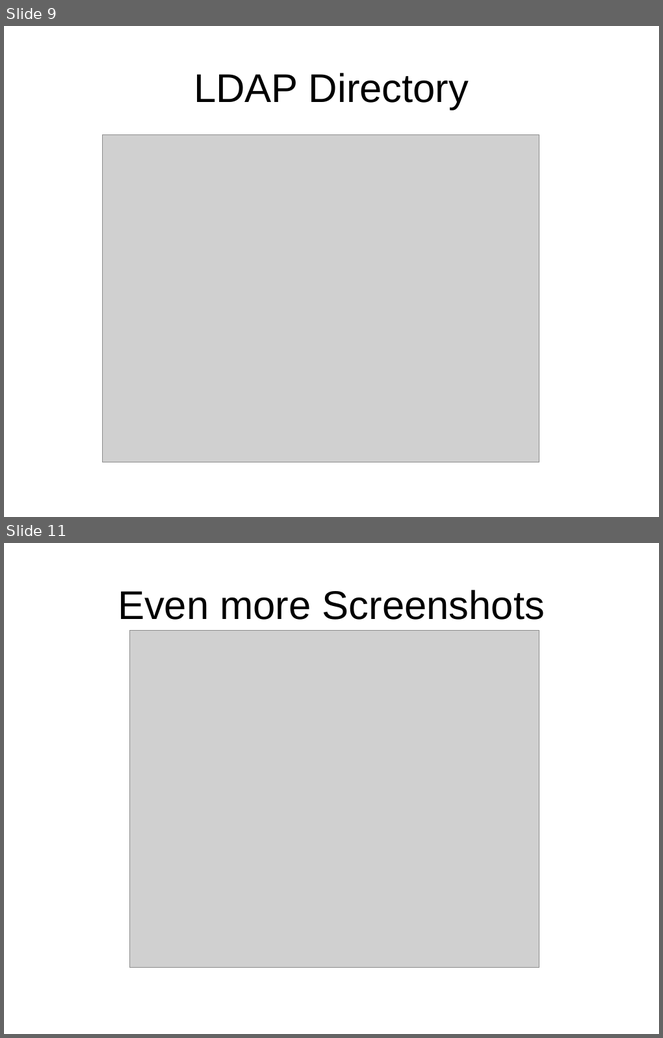
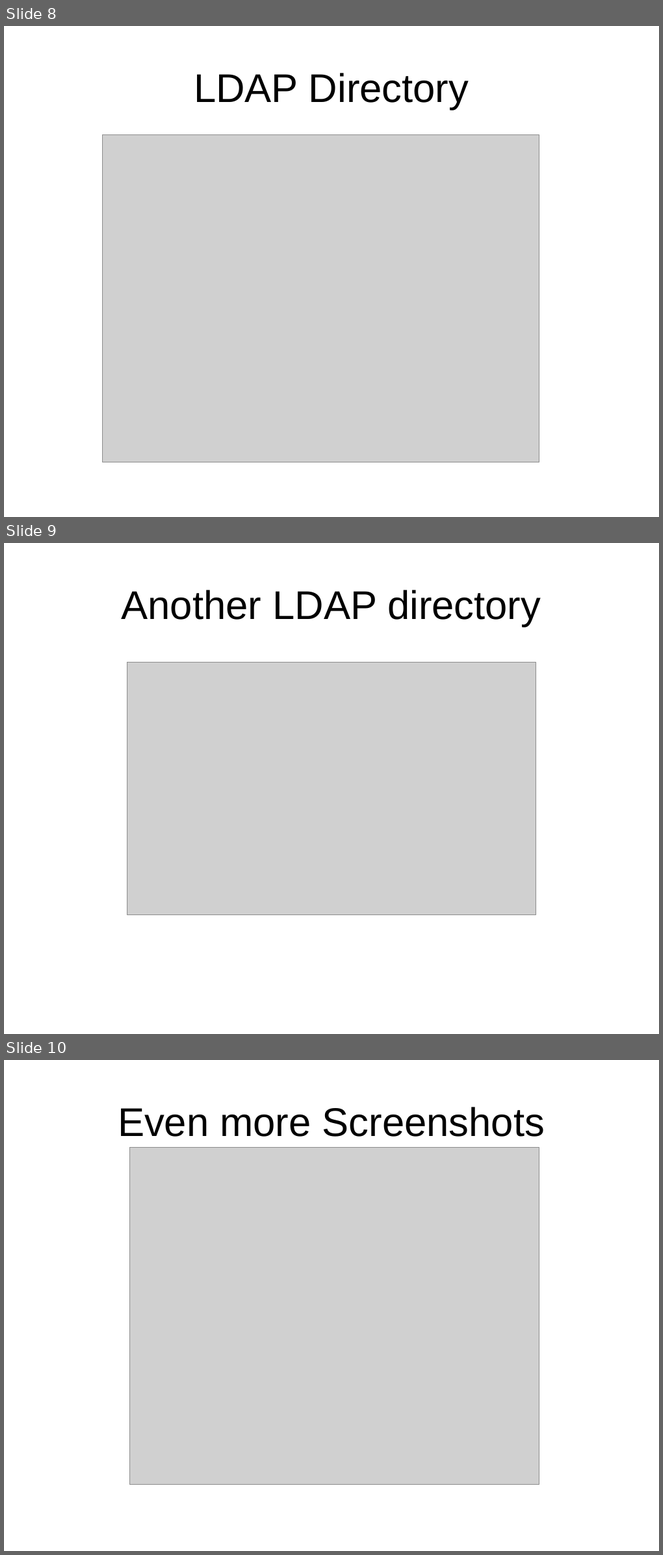
Before and after one commit to LIPHP/LDAP-Talk, a slide deck: Docs/LIPHP-Using LDAP with PHP.ppt. Shown one above the other, each under a label of ours: slides 9 and 11 before the commit, slides 8, 9 and 10 after it; the slides between them are not shown. The pictures are 663x1038 and 663x1555 pixels, drawn with LibreOffice and Linux fonts; fonts in the diff are those of the drawing; grey boxes stand for pictures. Boxes give left, top, right and bottom in pixels: in the first picture for what was removed or moved away, otherwise in the second. Text is boxed around its words. In the diff, an @@ line names an element or a change of style, - is before the commit and + after.

```diff
--- a/Docs/LIPHP-Using LDAP with PHP.ppt
+++ b/Docs/LIPHP-Using LDAP with PHP.ppt
@@ slide 9 added at (4, 543, 659, 1034), background #FFFFFF @@
@@ title added at (122, 590, 541, 627), 44 pt, text #000000 @@
+Another LDAP directory
@@ picture added at (128, 662, 537, 915) @@
@@ what was slide 9 is now slide 8 @@
@@ what was slide 11 is now slide 10 @@
```
Also in this commit, not shown: 15 slides changed, 2 other slides added, 2 slides removed.
